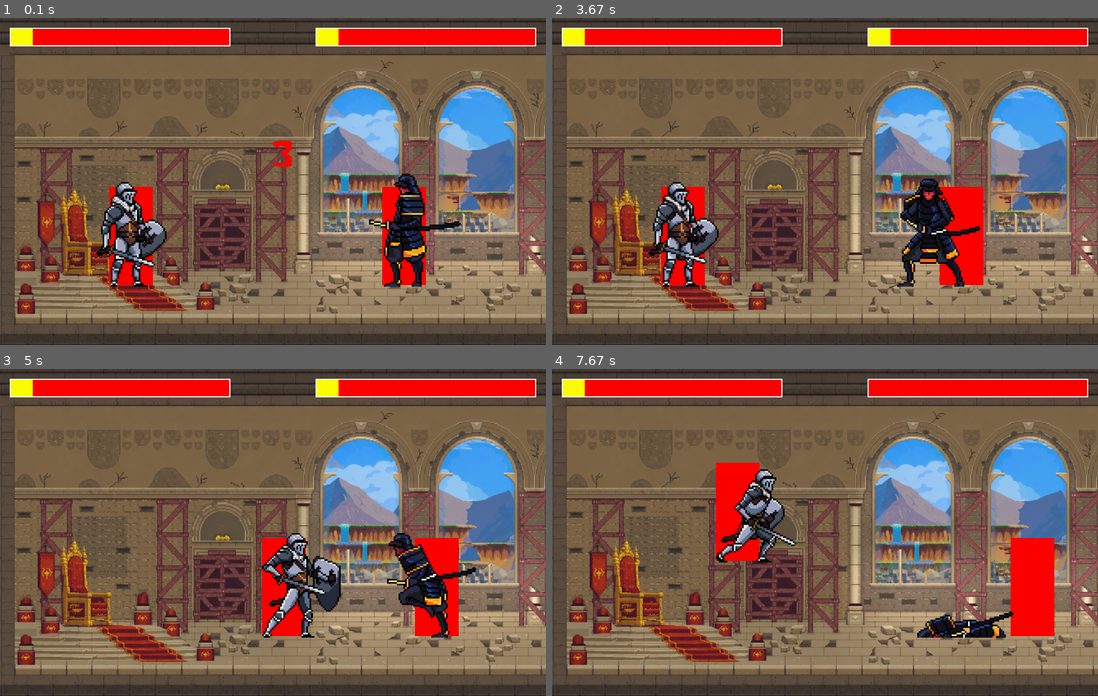
Above: before the commit, frames 1-4 (two rows, left to right).
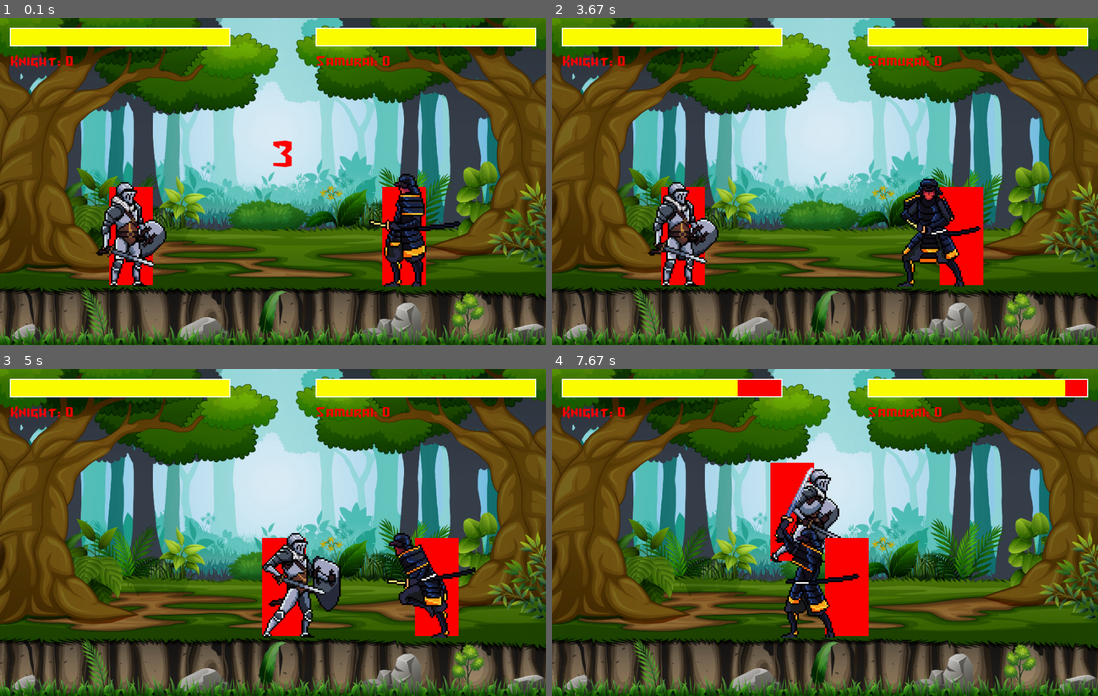
Above: after the commit, the same moments.

Repository: noahwilson-droid/noah-and-makans-game
Game: pygame game, started from main.py
Two runs of this game, one before a commit and one after it. Both use one fixed random seed, a clock stepped at 60 frames per second and the inputs below.
Inputs:
- Up to frame 1 (0.1 s): no input
- Up to frame 2 (3.67 s): hold 1 from 3.4 s (still down); hold Right from 3.4 s (still down)
- Up to frame 3 (5 s): release 1 at 4.03 s; release Right at 4.03 s; hold Right 4.07-4.7 s; hold D 4.07-4.7 s; tap 2 at 4.22 s; hold Left from 4.73 s (still down); hold A from 4.73 s (still down); tap T at 4.88 s
- Up to frame 4 (7.67 s): release Left at 5.2 s; release A at 5.2 s; hold Right 5.23-5.7 s; hold D 5.23-5.7 s; tap 1 at 5.38, 6.72 s; hold Up 5.73-6.03 s; hold W 5.73-6.03 s; tap 2 at 5.88, 7.28 s; hold Right 6.07-6.53 s; hold D 6.07-6.53 s; tap T at 6.22 s; hold Left 6.57-7.1 s; hold A 6.57-7.1 s; hold Left 7.13-7.53 s; hold A 7.13-7.53 s; hold Up from 7.57 s (still down); hold W from 7.57 s (still down)

The runs differ from the first frame. In frame 1, 91% of the frame differs, in the area x 0-100%, y 0-100%; in frame 2, 89%; in frame 3, 90%; in frame 4, 96%.

Commit message:
Big update, the game is pretty much complete. I have added background music and sound effects to attacks. I have added a score counter and the game loops back after a round is complete. There is a new for the game "Steel vs Honor." Also adjusted the background image/setting. There are still sprite problems about how it oriented in the sprite sheet. Looking for a fix on those.

Diff:
--- a/brawlers.py
+++ b/brawlers.py
@@ -1,7 +1,7 @@
 import pygame
 
 class Brawlers():
-    def __init__(self, player, x, y, flip, data, sprite_sheet, animation_steps):
+    def __init__(self, player, x, y, flip, data, sprite_sheet, animation_steps, sound):
         self.player = player
         self.size = data[0]
         self.image_scale = data[1]
@@ -19,8 +19,9 @@
         self.attacking = False
         self.attack_type = 0
         self.attack_cooldown = 0
+        self.attack_sound = sound
         self.hit = False
-        self.health = 10
+        self.health = 100
         self.alive = True
 
     def load_images(self, sprite_sheet, animation_steps):
@@ -34,7 +35,7 @@
             animation_list.append(temp_img_list)
         return animation_list
 
-    def move(self, canvas_width, canvas_height, surface, target):
+    def move(self, canvas_width, canvas_height, surface, target, round_over):
         SPEED = 10
         GRAVITY = 2
         dx = 0
@@ -46,7 +47,7 @@
         key = pygame.key.get_pressed()
 
             #can only perform attacks if not attacking
-        if self.attacking == False and self.alive  == True:
+        if self.attacking == False and self.alive  == True and round_over == False:
             #checks Player 1 controls
             if self.player  == 1:
             #movement
@@ -171,7 +172,9 @@
 
     def attack(self, surface, target):
         if self.attack_cooldown == 0:
+            #execute atack
             self.attacking = True
+            self.attack_sound.play()
             attacking_rect = pygame.Rect(self.rect.centerx - (2 * self.rect.width * self.flip), self.rect.y, 2 * self.rect.width, self.rect.height)
             if attacking_rect.colliderect(target.rect):
                 target.health -= 10
--- a/main.py
+++ b/main.py
@@ -1,6 +1,8 @@
 import pygame
+from pygame import mixer
 from brawlers import Brawlers
 
+mixer.init()
 pygame.init()
 
 #Game's Window
@@ -8,7 +10,7 @@
 CANVAS_HEIGHT = 600
 
 screen = pygame.display.set_mode((CANVAS_WIDTH, CANVAS_HEIGHT))
-pygame.display.set_caption("Battle of Lungunica")
+pygame.display.set_caption("Steel vs Honor")
 
 #Implementing Framerate
 clock = pygame.time.Clock()
@@ -36,12 +38,25 @@
 SAMURAI_SCALE = 3
 SAMURAI_DATA = [SAMURAI_SIZE, SAMURAI_SCALE, SAMURAI_OFFSET]
 
+#Music and sounds
+pygame.mixer.music.load("Assets\Sounds\piano-action-combat.ogg")
+pygame.mixer.music.set_volume(0.4)
+pygame.mixer.music.play(-1, 0.0, 5000)
+sword_fx = pygame.mixer.Sound("Assets\Sounds\sword-attack.wav")
+sword_fx.set_volume(0.2)
+kanata_fx = pygame.mixer.Sound("Assets\Sounds\swing-the-katana.mp3")
+kanata_fx.set_volume(0.9)
+
 #Background/Setting
-bg_image = pygame.image.load("download35.png").convert_alpha()
+bg_image = pygame.image.load("Assets/background/vecteezy_illustration-of-landscape-with-bushes-trees_6081344.jpg").convert_alpha()
 
 #spritesheets
 knight_sheet = pygame.image.load("Assets\Brawlers\knight.png").convert_alpha()
 samurai_sheet = pygame.image.load("Assets\Brawlers\Samurai.png").convert_alpha()
+
+#load victory image and size change
+victory_img = pygame.image.load("Assets/icon/victory.png").convert_alpha()
+victory_resize = pygame.transform.scale_by(victory_img, 0.2)
 
 #Steps of animation in each animation
 KNIGHT_ANIMATION_STEPS = [4, 4, 6, 2, 4, 6, 7]
@@ -69,8 +84,8 @@
     pygame.draw.rect(screen, YELLOW, (x, y, 400 * ratio, 30))
 
 #create two instances of fighters
-brawler_1 = Brawlers(1, 200, 310, False, KNIGHT_DATA, knight_sheet, KNIGHT_ANIMATION_STEPS)
-brawler_2 = Brawlers(2, 700, 310, True, SAMURAI_DATA, samurai_sheet, SAMURAI_ANIMATION_STEPS)
+brawler_1 = Brawlers(1, 200, 310, False, KNIGHT_DATA, knight_sheet, KNIGHT_ANIMATION_STEPS, sword_fx)
+brawler_2 = Brawlers(2, 700, 310, True, SAMURAI_DATA, samurai_sheet, SAMURAI_ANIMATION_STEPS, kanata_fx)
 
 #game loop
 run = True
@@ -81,14 +96,16 @@
     #drawing the background
     draw_bg()
 
-    #Display of Health Bar
+    #Display of Health Bar and Wins
     draw_health_bar(brawler_1.health, 20, 20)
     draw_health_bar(brawler_2.health, 580, 20)
+    draw_text("Knight: " + str(score[0]), score_font, RED, 20, 60)
+    draw_text("Samurai: " + str(score[1]), score_font, RED, 580, 60)
 
     if intro_count <= 0:
         #calling the movement method from fighters
-        brawler_1.move(CANVAS_WIDTH, CANVAS_HEIGHT, screen, brawler_2)
-        brawler_2.move(CANVAS_WIDTH, CANVAS_HEIGHT, screen, brawler_1)
+        brawler_1.move(CANVAS_WIDTH, CANVAS_HEIGHT, screen, brawler_2, round_over)
+        brawler_2.move(CANVAS_WIDTH, CANVAS_HEIGHT, screen, brawler_1, round_over)
     else:
         #updates the countdown and display of countdown
         draw_text(str(intro_count), count_font, RED, CANVAS_WIDTH / 2, CANVAS_HEIGHT / 3)
@@ -116,7 +133,12 @@
             round_over = True
             round_over_time = pygame.time.get_ticks()
     else:
-        pass
+        screen.blit(victory_resize, (360, 150))
+        if pygame.time.get_ticks() - round_over_time > ROUND_OVER_COOLDOWN:
+            round_over = False
+            intro_count = 3
+            brawler_1 = Brawlers(1, 200, 310, False, KNIGHT_DATA, knight_sheet, KNIGHT_ANIMATION_STEPS, sword_fx)
+            brawler_2 = Brawlers(2, 700, 310, True, SAMURAI_DATA, samurai_sheet, SAMURAI_ANIMATION_STEPS, kanata_fx)
 
     #event handler
     for event in pygame.event.get():
Binary file added: Assets/background/vecteezy_illustration-of-landscape-with-bushes-trees_6081344.jpg
Binary file added: Assets/icon/victory.png
Not shown, added: Assets/Sounds/piano-action-combat.ogg
Not shown, added: Assets/Sounds/swing-the-katana.mp3
Not shown, added: Assets/Sounds/sword-attack.wav
